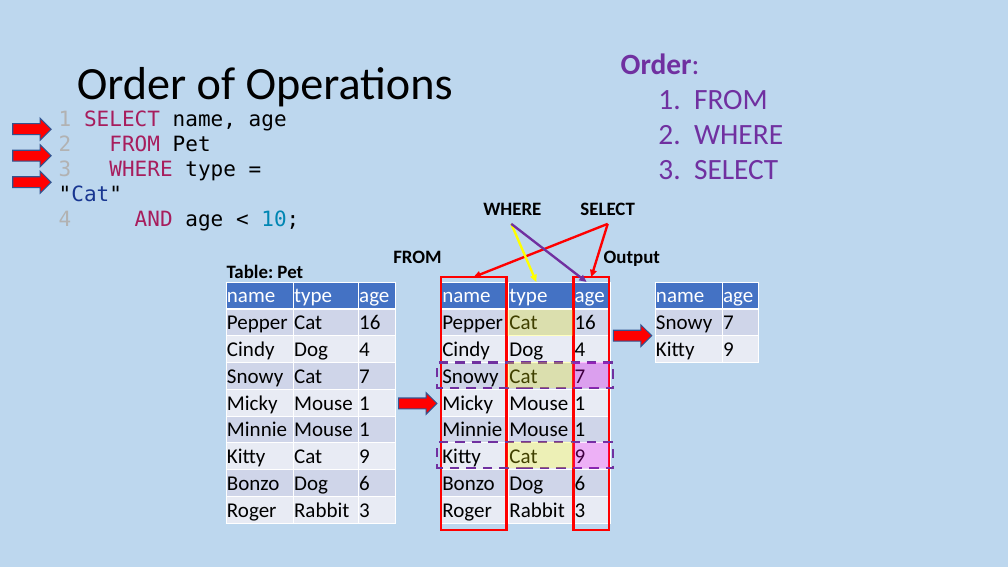
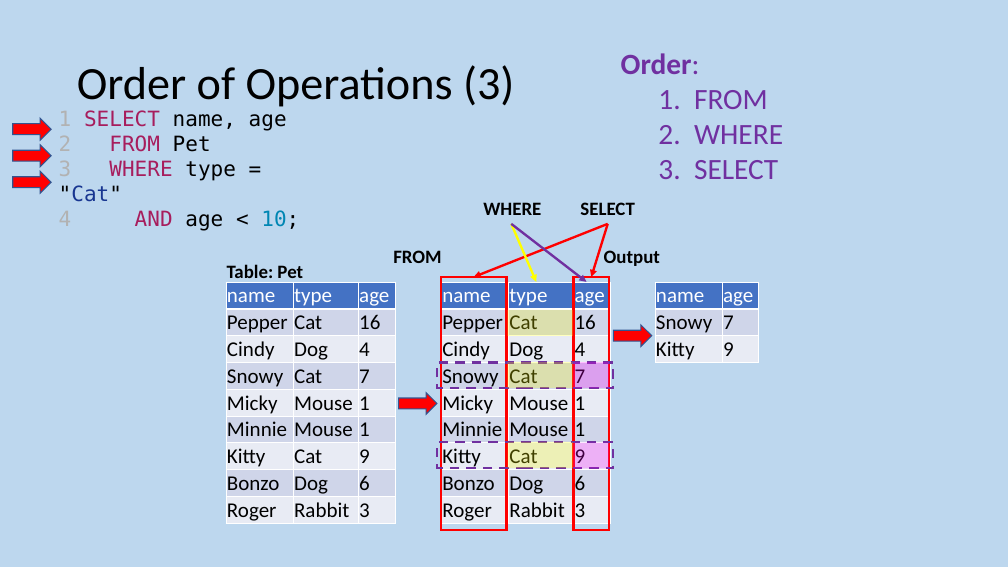
Before and after one commit to MrFriendCS/MrFriendCS.github.io, a slide deck: slide 48 of n5/ddd/N5 CS DDD Slides.pptx (slide 47 before the commit). Drawn at 1008x567 pixels with LibreOffice and Linux fonts; fonts in the diff are those of the drawing. Boxes give left, top, right and bottom in pixels: in the first picture for what was removed or moved away, otherwise in the second. Text is boxed around its words. In the diff, an @@ line names an element or a change of style, - is before the commit and + after.

```diff
--- a/n5/ddd/N5 CS DDD Slides.pptx
+++ b/n5/ddd/N5 CS DDD Slides.pptx
@@ title at bbox=[77, 65, 514, 111]: text changed @@
-Order of Operations
+Order of Operations (3)
```
Also in this commit, not shown: 4 other slides changed, 1 slide added, 4 other files.
